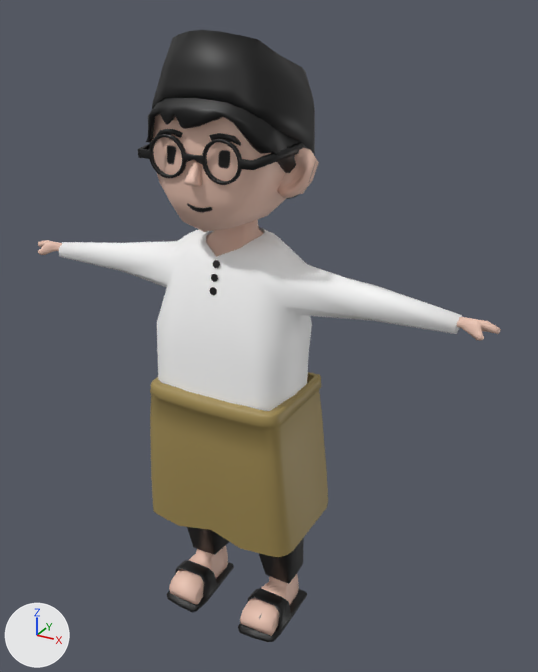
Before and after pictures for a commit that changed the FBX model Assets/Character/Atta/Atta AR.fbx.
Camera for both pictures: a 50 mm lens placed at (1.28, -2.05, 2.25), pointed at (0.08, 0.12, 1.16). Every picture has the same lights, and +X, +Y and +Z are marked at lower left. The picture after the commit comes second. Where no turn or scale is listed for an object, it has been applied to the vertices.

Before the edit, the objects in view are built like this:
```python
mat_material = principled_material('Material')
mat_material.texture = img_texture_atta_png  # with its transparency
me_circle_002 = bpy.data.meshes.new('Circle.002')
me_circle_002.from_pydata(...)  # 2406 vertices, 2256 faces; spans x -0.91..0.91, y -0.23..0.31, z 0.0..2.19
me_circle_002.materials.append(mat_material)  # picture img_texture_atta_png
ob_kancing_baju_002 = bpy.data.objects.new('Kancing baju.002', me_circle_002)
ob_kancing_baju_002.location = (0.0, 0.0, 0.0)
```
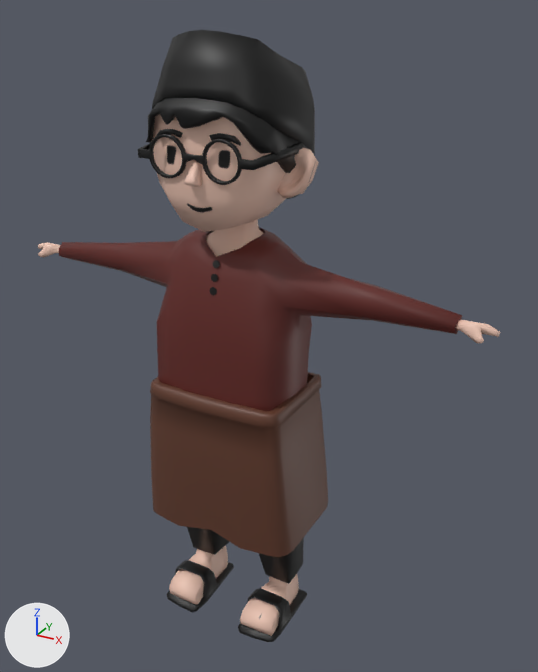
The newer file is also rescaled (x2.022), turned or shifted as a whole; pictures and numbers use the older file's frame.

What differs and where, as boxes (x1, y1, x2, y2) in the pictures (538 x 672 px):
'Kancing baju.002', surface changed (darker)
    both: (38, 188, 500, 560)

The change, as a diff of the scene's bpy script:
```diff
--- a/Assets/Character/Atta/Atta AR.fbx.py
+++ b/Assets/Character/Atta/Atta AR.fbx.py
@@ img_texture_anak2_png @@
+img_texture_anak2_png = load_image('texture_anak2.png', '../../Prefabs/NPCPrefabs/texture_npc/texture_anak2.png', 1024, 1024, 'sRGB')
@@ mat_material @@
 mat_material = principled_material('Material')
-mat_material.texture = img_texture_atta_png  # with its transparency
+mat_material.texture = img_texture_anak2_png
```
